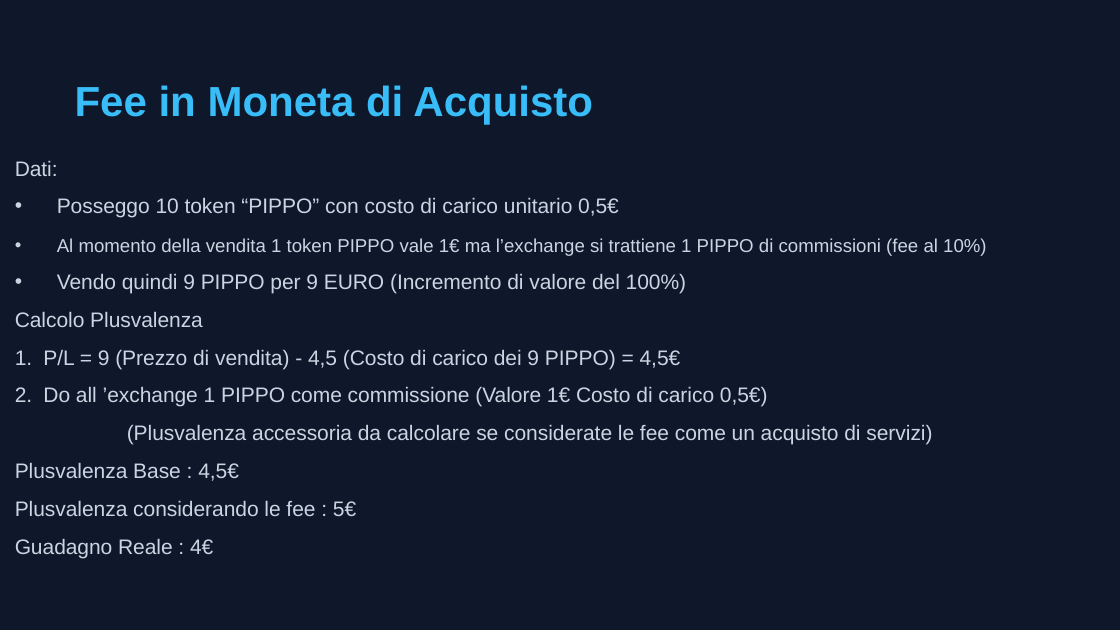
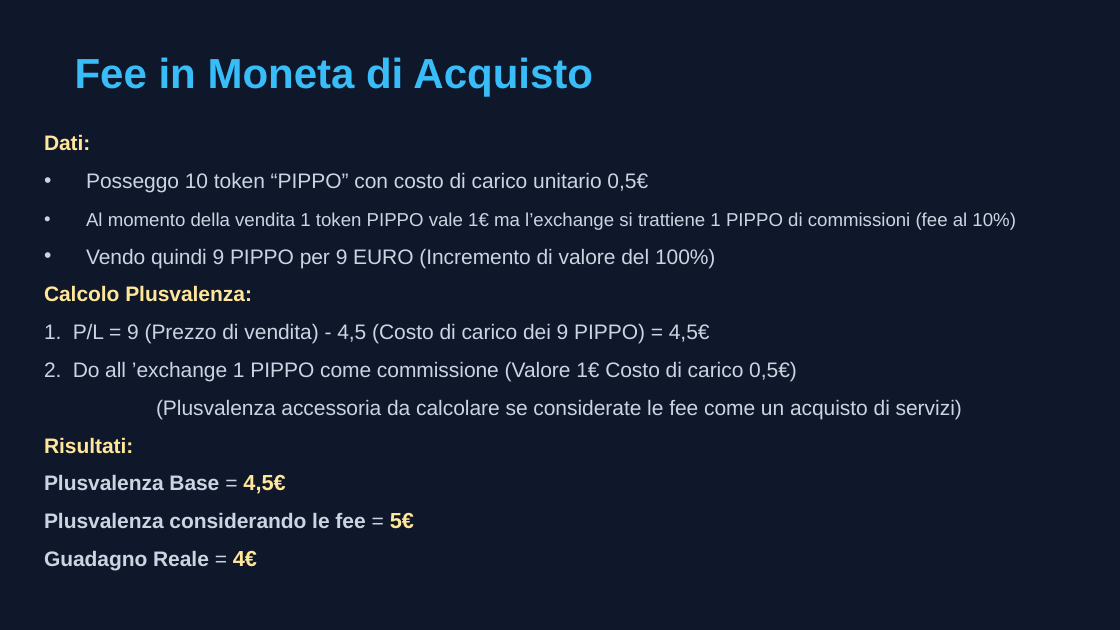
Before and after one commit to Lucapasselli/GiacenzeCrypto, a slide deck: slide 5 of Documentazione/Gestione delle fee.pptx. Drawn at 1120x630 pixels with LibreOffice and Linux fonts; fonts in the diff are those of the drawing. Boxes give left, top, right and bottom in pixels: in the first picture for what was removed or moved away, otherwise in the second. Text is boxed around its words. In the diff, an @@ line names an element or a change of style, - is before the commit and + after.

```diff
--- a/Documentazione/Gestione delle fee.pptx
+++ b/Documentazione/Gestione delle fee.pptx
@@ text "Fee in Moneta di Acquisto": place and size @@
-text "Fee in Moneta di Acquisto" at <box>75,85,593,125</box>
+text "Fee in Moneta di Acquisto" at <box>75,57,593,97</box>
@@ text "Dati:": place and size @@
-text "Dati:" at <box>15,161,987,558</box>
+text "Dati:" at <box>44,134,1016,570</box>
@@ text at <box>44,134,90,150</box>: text colour #CBD5E1 to #FFE699, bold on in "Dati:" @@
@@ text at <box>44,285,252,302</box>: text changed; text colour #CBD5E1 to #FFE699; bold on @@
-Calcolo Plusvalenza
+Calcolo Plusvalenza:
@@ text at <box>44,437,414,570</box>: text changed; bold on @@
-Plusvalenza Base : 4,5€
-Plusvalenza considerando le fee : 5€
-Guadagno Reale : 4€
+Risultati:
+Plusvalenza Base = 4,5€
+Plusvalenza considerando le fee = 5€
+Guadagno Reale = 4€
```
Also in this commit, not shown: 7 other slides changed, 2 slides added, 1 other file.
